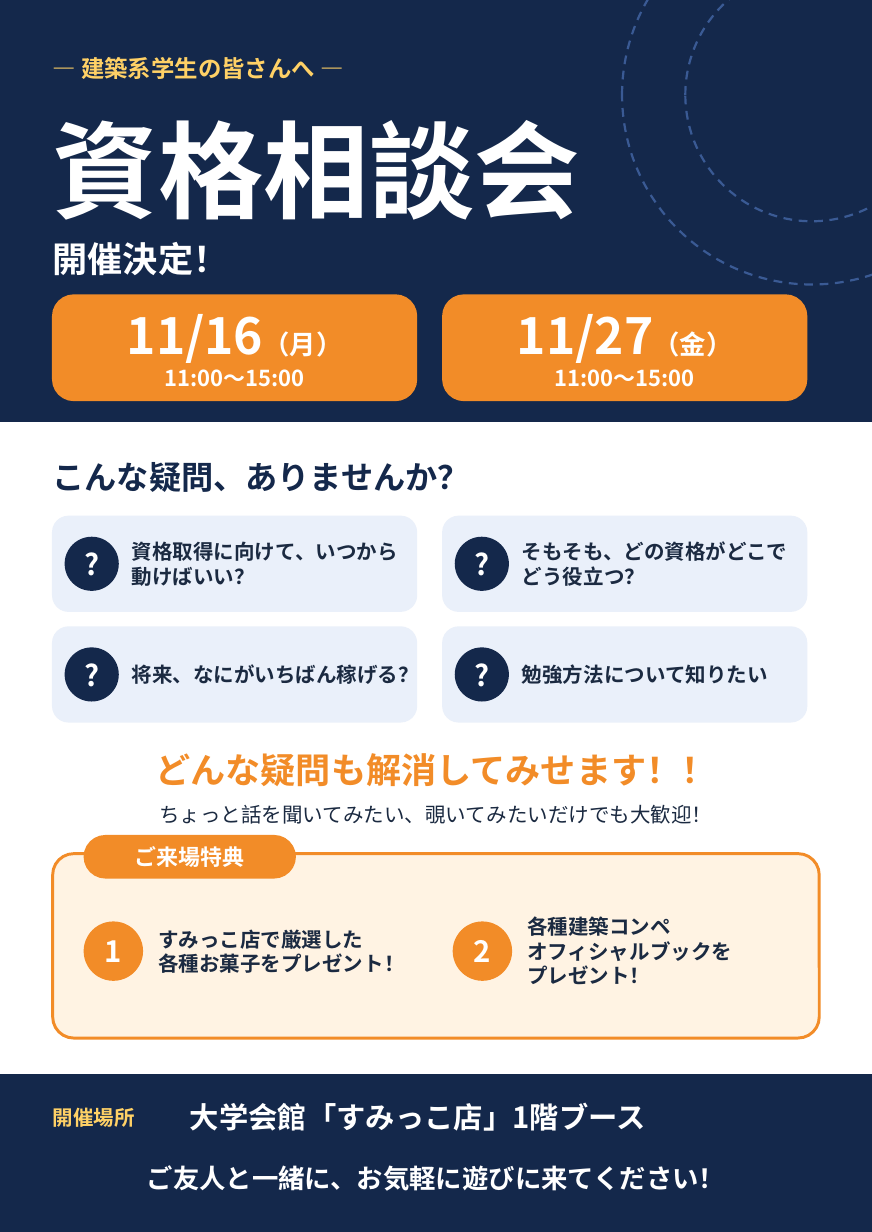
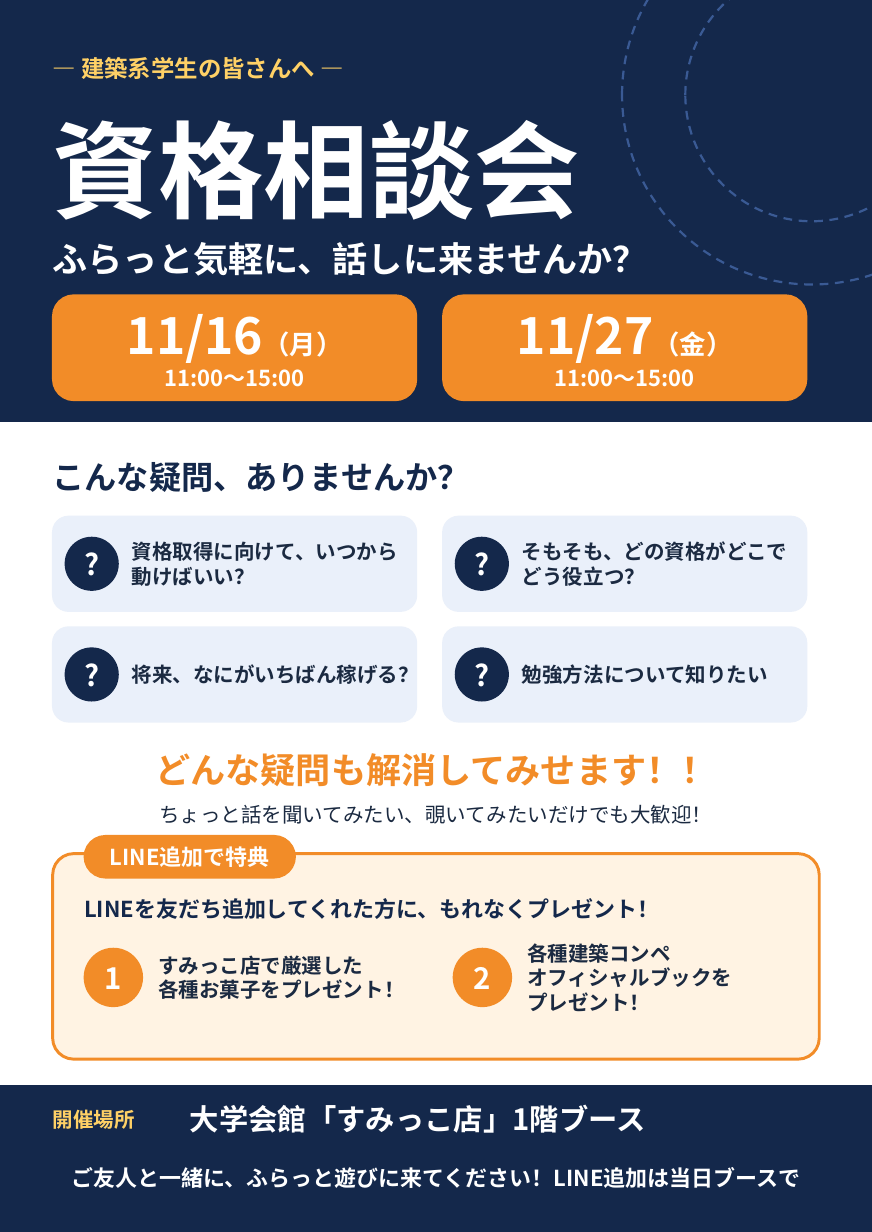
Before and after one commit to tomonori12341/tomonori12341, a slide deck: slide 1 of flyer/shikaku-soudankai-flyer.pptx. Drawn at 872x1232 pixels with LibreOffice and Linux fonts; fonts in the diff are those of the drawing. Boxes give left, top, right and bottom in pixels: in the first picture for what was removed or moved away, otherwise in the second. Text is boxed around its words. In the diff, an @@ line names an element or a change of style, - is before the commit and + after.

```diff
--- a/flyer/shikaku-soudankai-flyer.pptx
+++ b/flyer/shikaku-soudankai-flyer.pptx
@@ text at <box>53,242,648,276</box>: text changed @@
-開催決定！
+ふらっと気軽に、話しに来ませんか？
@@ rounded rectangle: place and size @@
-rounded rectangle at <box>53,854,819,1039</box>
+rounded rectangle at <box>53,854,819,1060</box>
@@ rounded rectangle at <box>53,854,819,1060</box>: proportions changed @@
@@ text at <box>110,846,270,867</box>: text changed @@
-ご来場特典
+LINE追加で特典
@@ text added at <box>84,898,659,919</box>, 15 pt, text #14284B, bold @@
+LINEを友だち追加してくれた方に、もれなくプレゼント！
@@ 4 texts, 2 ellipses: place and size @@
-4 texts, 2 ellipses at <box>84,916,732,985</box>
+4 texts, 2 ellipses at <box>84,943,732,1012</box>
@@ rectangle: place and size @@
-rectangle at <box>0,1076,872,1232</box>
+rectangle at <box>0,1086,872,1232</box>
@@ text at <box>72,1167,800,1188</box>: text changed; size 18 to 15 pt @@
-ご友人と一緒に、お気軽に遊びに来てください！
+ご友人と一緒に、ふらっと遊びに来てください！LINE追加は当日ブースで
```
